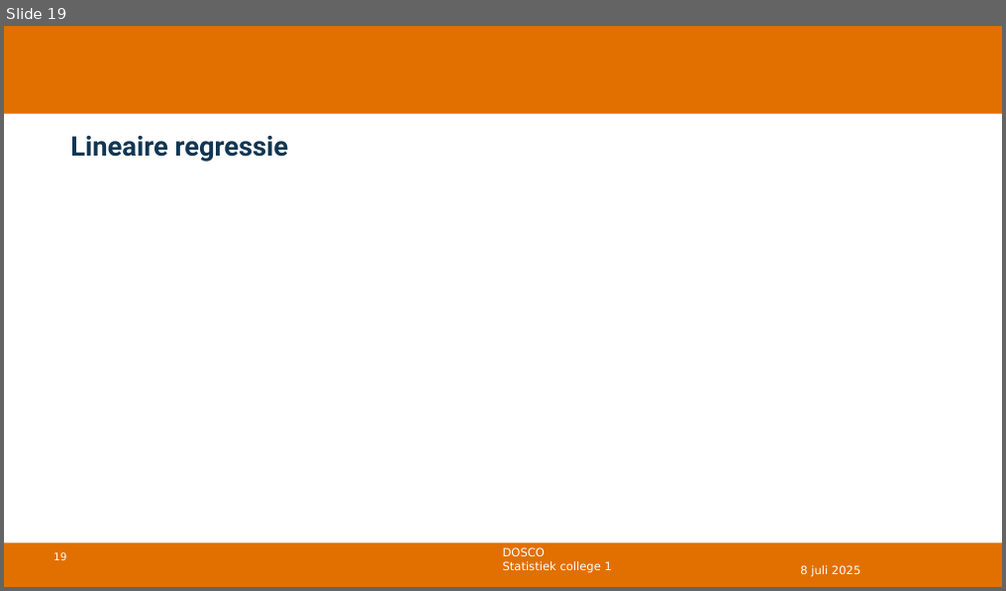
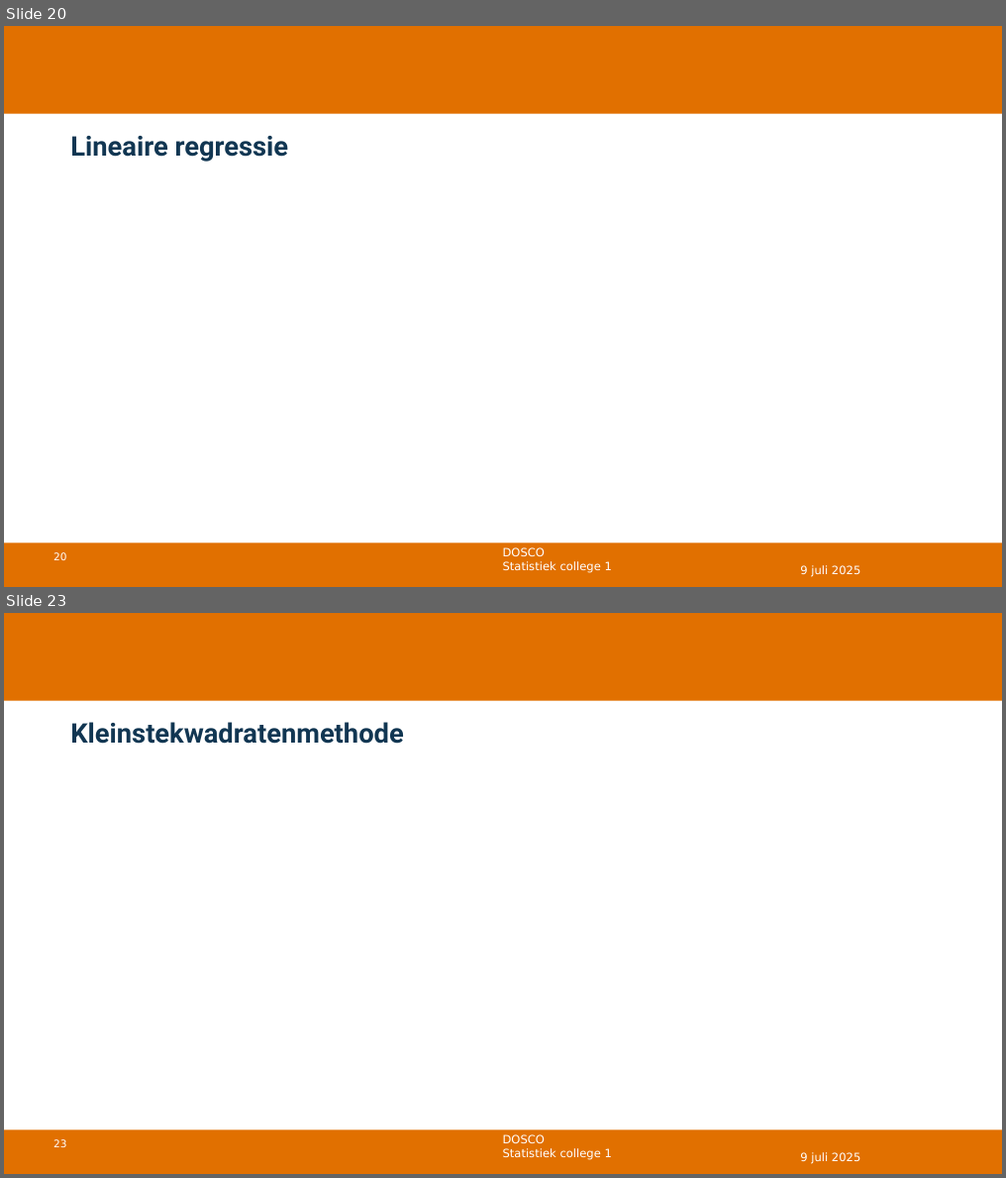
Before and after one commit to DBlom96/Statistiek, a slide deck: Danny/Onderwijs/Statistiek/2024-2025/Slides/Nieuwe slides/Statistiek 2024-2025 -- college 12 -- correlatie en regressie.pptx. Shown one above the other, each under a label of ours: slide 19 before the commit, slides 20 and 23 after it; the slides between them are not shown. The pictures are 1006x591 and 1006x1178 pixels, drawn with LibreOffice and Linux fonts; fonts in the diff are those of the drawing; grey boxes stand for pictures; background and template pictures are left out. Boxes give left, top, right and bottom in pixels: in the first picture for what was removed or moved away, otherwise in the second. Text is boxed around its words. In the diff, an @@ line names an element or a change of style, - is before the commit and + after.

```diff
--- a/Danny/Onderwijs/Statistiek/2024-2025/Slides/Nieuwe slides/Statistiek 2024-2025 -- college 12 -- correlatie en regressie.pptx
+++ b/Danny/Onderwijs/Statistiek/2024-2025/Slides/Nieuwe slides/Statistiek 2024-2025 -- college 12 -- correlatie en regressie.pptx
@@ slide 23 added at box(4, 613, 1002, 1174), background #FFFFFF; not listed: 4 template elements that a slide beside it also shows @@
@@ title added at box(70, 722, 403, 744), 26 pt, text #113652, bold @@
+Kleinstekwadratenmethode
@@ text added at box(800, 1153, 860, 1164), 11 pt, text #FFFFFF @@
+9 juli 2025
@@ what was slide 19 is now slide 20 @@
@@ slide 20 changed as well @@
@@ page number at box(54, 553, 66, 561): text changed @@
-19
+20
@@ text at box(800, 566, 860, 577): text changed @@
-8 juli 2025
+9 juli 2025
```
Also in this commit, not shown: 16 other slides changed, 11 other slides added, 2 slides removed, 3 other files.
